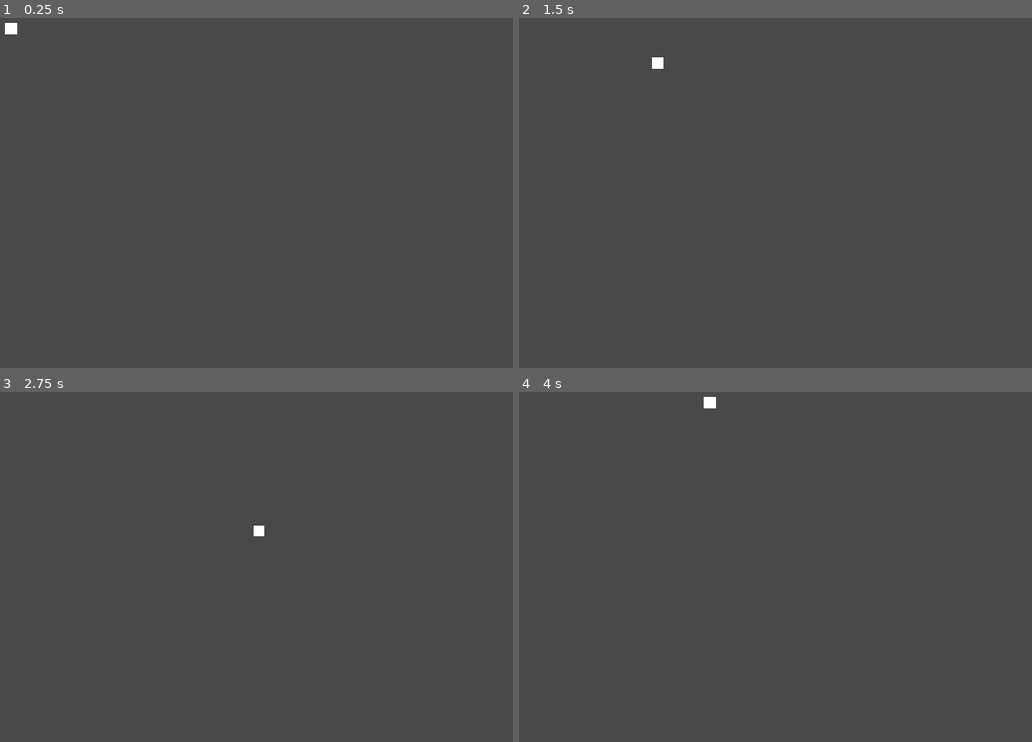
Above: before the commit, frames 1-4 (two rows, left to right).
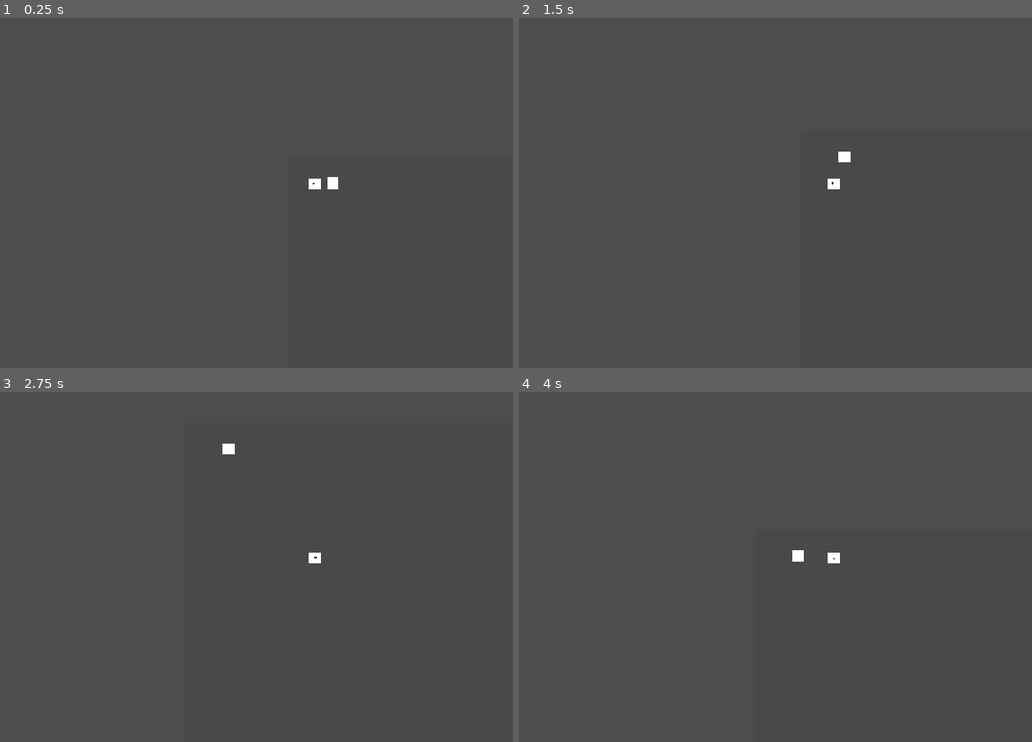
Above: after the commit, the same moments.

Repository: AYUSH-pro-grammer/zombbie-graveyard
Game: Godot game, scene res://node_2d.tscn
The game is run twice, just before and just after one commit, with the same random seed, the same clock (stepped at 60 frames per second) and the same inputs.
Inputs (mouse positions are in pixels of both pictures, inside the frame that each line leads up to):
- Up to frame 1 (0.25 s): no input
- Up to frame 2 (1.5 s): tap Enter at 0.5 s; move the mouse to (975, 168) at 0.52 s; hold Right (move_right) 0.53-1.28 s; click (975, 168) at 0.6 s; tap Space at 1.25 s; move the mouse to (703, 203) at 1.27 s; hold Down (move_down) from 1.28 s (still down); click (703, 203) at 1.35 s
- Up to frame 3 (2.75 s): move the mouse to (379, 479) at 2.02 s; release Down (move_down) at 2.03 s; hold Right (move_right) from 2.03 s (still down); tap Alt at 2.1 s; click (379, 479) at 2.3 s
- Up to frame 4 (4 s): move the mouse to (801, 633) at 2.77 s; release Right (move_right) at 2.78 s; hold Up (move_up) 2.78-3.53 s; tap Shift at 2.85 s; click (801, 633) at 3.05 s; move the mouse to (1031, 616) at 3.52 s; hold Left (move_left) from 3.53 s (still down); click (1031, 616) at 3.6 s

The runs differ from the first frame. In frame 1, 0.2% of the frame differs, in the area x 0-66%, y 1-49%; in frame 2, 0.2%; in frame 3, 0.2%; in frame 4, 0.2%, in the area x 36-63%, y 1-49%.

Commit message:
Added shooting, gun components and hp to enemy

Diff:
--- /dev/null
+++ b/zombie-graveyard/bullet.gd
@@ -0,0 +1,16 @@
+extends CharacterBody2D
+
+var pos: Vector2
+var rota: float
+var dir: float
+var speed=2000
+
+
+func _ready():
+	global_position =pos
+	global_rotation=rota
+
+func _physics_process(delta: float) -> void:
+
+	velocity = Vector2(speed, 0).rotated(dir)
+	move_and_slide()
--- /dev/null
+++ b/zombie-graveyard/bullet.tscn
@@ -0,0 +1,21 @@
+[gd_scene format=3 uid="uid://ctokdrgur0wgl"]
+
+[ext_resource type="Script" uid="uid://ihoonrs8ymad" path="res://bullet.gd" id="1_v7oki"]
+
+[sub_resource type="RectangleShape2D" id="RectangleShape2D_wlb43"]
+size = Vector2(14, 11)
+
+[node name="CharacterBody2D" type="CharacterBody2D" unique_id=990677799 groups=["bullets"]]
+collision_layer = 2
+collision_mask = 2
+script = ExtResource("1_v7oki")
+
+[node name="ColorRect" type="ColorRect" parent="." unique_id=70861337]
+offset_left = -7.0
+offset_top = -6.0
+offset_right = 7.0
+offset_bottom = 5.0
+
+[node name="CollisionShape2D" type="CollisionShape2D" parent="." unique_id=1913300337]
+position = Vector2(0, -0.5)
+shape = SubResource("RectangleShape2D_wlb43")
--- a/zombie-graveyard/character_body_2d.gd
+++ b/zombie-graveyard/character_body_2d.gd
@@ -1,22 +1,35 @@
 extends CharacterBody2D
 
 
-const SPEED = 300.0
 
+var character_speed: int = 500
+var speed_up: int = 100
+var slowdown: int = 6
+
+func _ready() -> void:
+	pass
+
+
+func move_state() -> void:
+	var move_vector:Vector2
+
+	move_vector.x = Input.get_action_strength("move_right") - Input.get_action_strength("move_left")
+	move_vector.y = Input.get_action_strength("move_down") - Input.get_action_strength("move_up")
+
+
+	if move_vector != Vector2.ZERO:
+
+		move_vector = move_vector.normalized()
+		velocity = velocity.move_toward(move_vector*character_speed/2, speed_up)
+
+	else:
+		velocity = velocity.move_toward(Vector2.ZERO, slowdown)
+		pass
+
+	move_and_slide()
 
 
 func _physics_process(delta: float) -> void:
 
 
-	# Get the input direction and handle the movement/deceleration.
-	# As good practice, you should replace UI actions with custom gameplay actions.
-
-	var direction := Input.get_vector("move_left", "move_right", "move_up", "move_down")
-
-	if direction:
-		velocity = direction * SPEED
-	else:
-		velocity = velocity.move_toward(Vector2.ZERO, SPEED)
-
-
-	move_and_slide()
+	move_state()
--- /dev/null
+++ b/zombie-graveyard/enemy.gd
@@ -0,0 +1,27 @@
+extends StaticBody2D
+
+@export var initalHp: int = 30
+@export var hp: int = initalHp
+
+
+func die() -> void:
+	queue_free()
+
+
+func take_damage(amount: int) -> void:
+	hp -= amount
+
+	print("HP REMAINING: ", hp, "/", initalHp)
+
+	if hp <= 0:
+		die()
+
+
+# Called when the node enters the scene tree for the first time.
+func _ready() -> void:
+	pass # Replace with function body.
+
+
+# Called every frame. 'delta' is the elapsed time since the previous frame.
+func _process(delta: float) -> void:
+	pass
--- /dev/null
+++ b/zombie-graveyard/enemy_hp_reduce.gd
@@ -0,0 +1,8 @@
+extends Area2D
+
+func _on_body_entered(body: CharacterBody2D) -> void:
+	if body.is_in_group("bullets"):
+		print("Bullet hit!")
+
+		get_parent().take_damage(10)
+		body.queue_free()
--- /dev/null
+++ b/zombie-graveyard/gun.gd
@@ -0,0 +1,26 @@
+extends StaticBody2D
+var bullet_path = preload("res://bullet.tscn")
+
+
+
+
+
+# Called when the node enters the scene tree for the first time.
+func _ready() -> void:
+	pass # Replace with function body.
+
+
+
+func fire():
+	var bullet = bullet_path.instantiate()
+	bullet.dir = rotation
+	bullet.pos = $Node2D.global_position
+	bullet.rota = global_rotation
+	get_parent().add_child(bullet)
+
+
+
+func _physics_process(delta: float) -> void:
+	look_at(get_global_mouse_position())
+	if Input.is_action_just_pressed("fire_bullet"):
+		fire()
--- a/zombie-graveyard/node_2d.tscn
+++ b/zombie-graveyard/node_2d.tscn
@@ -1,8 +1,14 @@
 [gd_scene format=3 uid="uid://dpvwpjknsi3sa"]
 
 [ext_resource type="Script" uid="uid://bedqjkgsnq4f4" path="res://character_body_2d.gd" id="1_wtcfe"]
+[ext_resource type="Script" uid="uid://c1xh80ue8gmop" path="res://gun.gd" id="2_0e48y"]
+[ext_resource type="Script" uid="uid://hee7tmypefya" path="res://enemy.gd" id="3_epypp"]
+[ext_resource type="Script" uid="uid://buel6diahhqiw" path="res://enemy_hp_reduce.gd" id="4_0hol4"]
 
 [sub_resource type="RectangleShape2D" id="RectangleShape2D_wlb43"]
+
+[sub_resource type="RectangleShape2D" id="RectangleShape2D_wax55"]
+size = Vector2(29, 28)
 
 [node name="Node2D" type="Node2D" unique_id=657054615]
 
@@ -17,6 +23,9 @@
 position = Vector2(45, 47)
 script = ExtResource("1_wtcfe")
 
+[node name="Camera2D" type="Camera2D" parent="CharacterBody2D" unique_id=113814141]
+position = Vector2(-2, 4)
+
 [node name="ColorRect2" type="ColorRect" parent="CharacterBody2D" unique_id=1023742146]
 offset_left = -10.0
 offset_top = -10.0
@@ -24,4 +33,43 @@
 offset_bottom = 10.0
 
 [node name="CollisionShape2D" type="CollisionShape2D" parent="CharacterBody2D" unique_id=1763638425]
+physics_interpolation_mode = 1
 shape = SubResource("RectangleShape2D_wlb43")
+
+[node name="gun" type="StaticBody2D" parent="CharacterBody2D" unique_id=1787005448]
+script = ExtResource("2_0e48y")
+
+[node name="ColorRect" type="ColorRect" parent="CharacterBody2D/gun" unique_id=177078233]
+offset_right = 3.0
+offset_bottom = 3.0
+color = Color(0, 0, 0, 1)
+
+[node name="Node2D" type="Node2D" parent="CharacterBody2D/gun" unique_id=1141505688]
+
+[node name="Area2D" type="StaticBody2D" parent="." unique_id=555970002]
+position = Vector2(77, 46)
+collision_layer = 3
+collision_mask = 3
+script = ExtResource("3_epypp")
+
+[node name="ColorRect" type="ColorRect" parent="Area2D" unique_id=1472076184]
+offset_left = -10.0
+offset_top = -10.0
+offset_right = 10.0
+offset_bottom = 10.0
+metadata/_edit_use_anchors_ = true
+
+[node name="CollisionPolygon2D" type="CollisionPolygon2D" parent="Area2D" unique_id=2072443002]
+position = Vector2(-10, -10)
+polygon = PackedVector2Array(19, 1, 19, 19, 1, 19, 1, 1)
+
+[node name="Area2D" type="Area2D" parent="Area2D" unique_id=1443151309]
+collision_layer = 2
+collision_mask = 2
+script = ExtResource("4_0hol4")
+
+[node name="CollisionShape2D" type="CollisionShape2D" parent="Area2D/Area2D" unique_id=1055323151]
+position = Vector2(1.5, 1)
+shape = SubResource("RectangleShape2D_wax55")
+
+[connection signal="body_entered" from="Area2D/Area2D" to="Area2D/Area2D" method="_on_body_entered"]
--- a/zombie-graveyard/project.godot
+++ b/zombie-graveyard/project.godot
@@ -24,6 +24,10 @@
 
 enabled=PackedStringArray("res://addons/godot_super-wakatime/plugin.cfg")
 
+[global_group]
+
+bullets=""
+
 [input]
 
 move_left={
@@ -46,6 +50,11 @@
 "events": [Object(InputEventKey,"resource_local_to_scene":false,"resource_name":"","device":-1,"window_id":0,"alt_press …(195 unchanged characters)…
 ]
 }
+fire_bullet={
+"deadzone": 0.2,
+"events": [Object(InputEventMouseButton,"resource_local_to_scene":false,"resource_name":"","device":-1,"window_id":0,"alt_pressed":false,"shift_pressed":false,"ctrl_pressed":false,"meta_pressed":false,"button_mask":1,"position":Vector2(233, 20),"global_position":Vector2(252, 116),"factor":1.0,"button_index":1,"canceled":false,"pressed":true,"double_click":false,"script":null)
+]
+}
 
 [physics]
 
Not shown, added: zombie-graveyard/bullet.gd.uid
Not shown, added: zombie-graveyard/enemy.gd.uid
Not shown, added: zombie-graveyard/enemy_hp_reduce.gd.uid
Not shown, added: zombie-graveyard/gun.gd.uid
